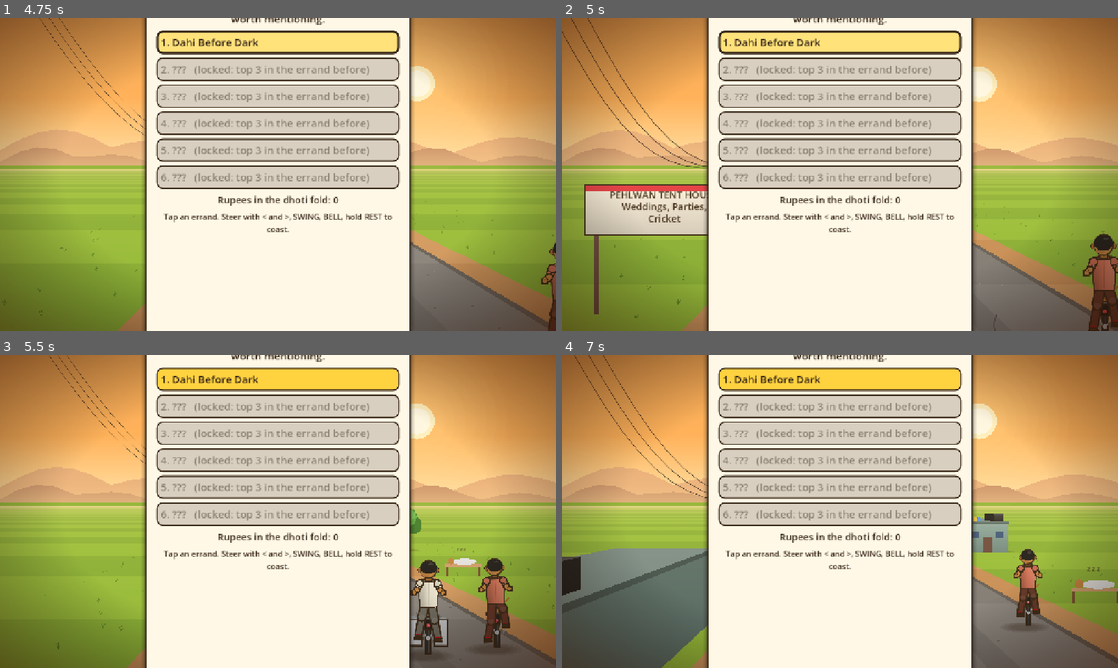
Above: before the commit, frames 1-4 (two rows, left to right).
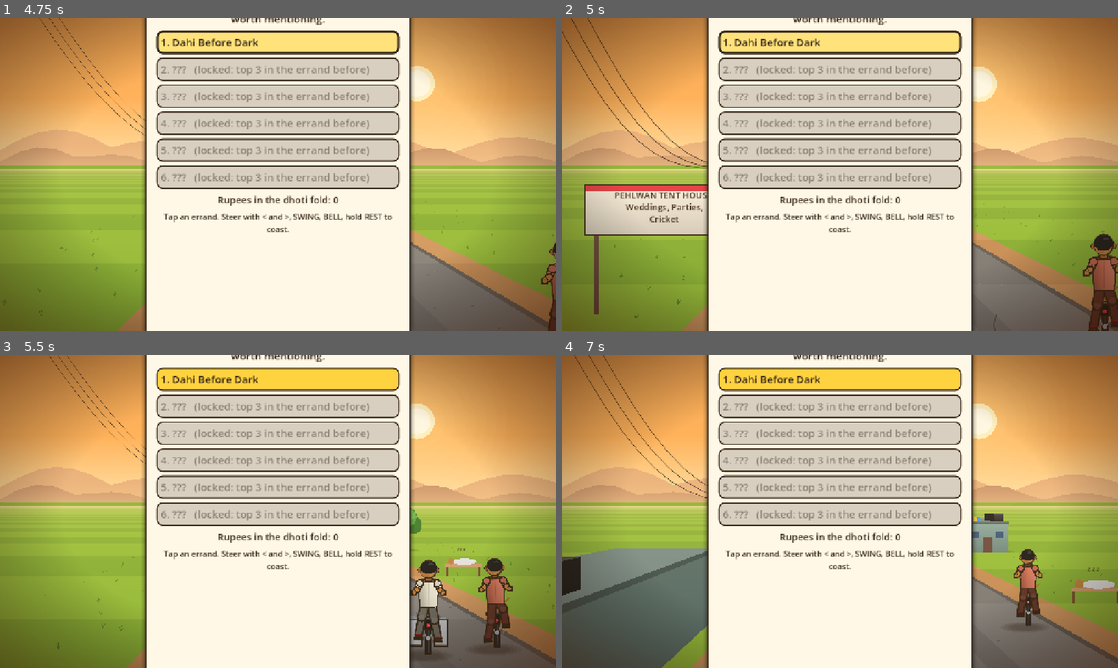
Above: after the commit, the same moments.

Repository: ahab94/dhoti-dash
Game: Godot game, scene res://scenes/main.tscn
Two runs of this game, one before a commit and one after it. Both use one fixed random seed, a clock stepped at 60 frames per second and the inputs below. Sound files missing from this copy of the repository are replaced by a short silence.
Inputs (mouse positions are in pixels of both pictures, inside the frame that each line leads up to):
- Up to frame 1 (4.75 s): tap Enter (next) at 0.5 s; move the mouse to (400, 158) at 0.52 s; hold Right (right) 0.53-1.25 s; hold B (bell) 0.53-1.25 s; click (400, 158) at 0.67 s; drag from (166, 190) to (250, 237) at 1.27 s; click "Menu" at 2 s; move the mouse to (333, 105) at 2.77 s; hold Right (right) 2.78-3.5 s; hold Up (pedal) 2.78-3.5 s; drag from (250, 237) to (111, 127) at 3.52 s; move the mouse to (444, 221) at 4.27 s; hold Left (left) from 4.28 s (still down); tap J at 4.35 s
- Up to frame 2 (5 s): keep holding Left (left); tap Escape (menu) at 4.9 s
- Up to frame 3 (5.5 s): release Left (left) at 5 s; drag from (111, 464) to (194, 433) at 5.02 s
- Up to frame 4 (7 s): move the mouse to (867, 511) at 5.77 s; hold Down (brake) 5.78-6.5 s; tap Keypad Enter at 5.85 s; click (867, 511) at 5.92 s; drag from (756, 433) to (728, 527) at 6.52 s

Frame 1 is identical in both runs. In frame 2, 0.6% of the frame differs, in the area x 8-27%, y 55-66%; in frame 3, less than 0.1%; in frame 4, less than 0.1%.

Commit message:
Fix phone browser crash: snap world text to fixed font sizes
Billboards, signs and hit bursts drew text at a continuously scaled size.
Godot caches a glyph set per font size, so memory grew from ~50 MB to
~1.8 GB within 24 s of a race and iPhone browsers closed the tab. Text
now snaps to a short list of sizes; a full race stays near 50 MB.
Adds a --mem dev flag that prints memory every 2 s.

Co-Authored-By: Claude Opus 5.5 <noreply@anthropic.com>

Diff:
--- a/project.godot
+++ b/project.godot
@@ -5,7 +5,7 @@
 config/name="Dhoti Dash"
 run/main_scene="res://scenes/main.tscn"
 config/features=PackedStringArray("4.7")
-config/version="0.1.0"
+config/version="0.1.1"
 config/icon="res://icon.svg"
 boot_splash/bg_color=Color(0.98, 0.78, 0.45, 1)
 boot_splash/show_image=false
--- a/scripts/game.gd
+++ b/scripts/game.gd
@@ -142,6 +142,10 @@
 		_end_timer -= delta
 		if _end_timer <= 0.0:
 			_finish()
+	if _flags.has("mem") and fmod(_sim_time, 2.0) < delta:
+		# Memory watch: static (engine) memory and video memory, in MB.
+		print("MEM t=%.0f static=%.1f video=%.1f" % [_sim_time, OS.get_static_memory_usage() / 1048576.0,
+			Performance.get_monitor(Performance.RENDER_VIDEO_MEM_USED) / 1048576.0])
 	if _flags.has("trace") and fmod(_sim_time, 0.5) < delta:
 		var p = race.player
 		print("TRACE t=%.1f z=%.0f x=%.2f v=%.0f st=%.2f pain=%.0f pos=%d" % [
--- a/scripts/sprites.gd
+++ b/scripts/sprites.gd
@@ -167,10 +167,25 @@
 	ci.draw_colored_polygon(out, fc(c))
 
 
+## Text sizes snap to this short list. Godot renders and keeps a full set of
+## letter images for every font size it is asked for, so text that scales
+## smoothly with distance (billboards, shop signs) would create a new set
+## every frame: about 2 GB within half a minute, which crashes phone browsers.
+const TEXT_SIZES := [8, 10, 12, 14, 16, 20, 24, 28, 32, 40, 48, 56, 64]
+
+
+static func text_size(px: float) -> int:
+	var best: int = TEXT_SIZES[0]
+	for q in TEXT_SIZES:
+		if q <= px:
+			best = q
+	return best
+
+
 static func text(ci: CanvasItem, pos: Vector2, s: float, x: float, y: float, width: float, size: float, msg: String, c: Color, font: Font) -> void:
-	var fs := int(size * s)
-	if fs < 7:
+	if size * s < 7.0:
 		return
+	var fs := text_size(size * s)
 	ci.draw_string(font, P(pos, s, x, y), msg, HORIZONTAL_ALIGNMENT_CENTER, width * s, fs, fc(c))
 
 
@@ -617,7 +632,7 @@
 			var rr := rad if i % 2 == 0 else rad * 0.55
 			pts.append(c + Vector2.from_angle(i * TAU / 16.0 + k) * rr)
 		ci.draw_colored_polygon(pts, Color(1, 0.85, 0.1, 1.0 - k * 0.6))
-		var fs := int(maxf(30.0 * s * 1.6, 12.0))
+		var fs := text_size(maxf(30.0 * s * 1.6, 12.0))
 		ci.draw_string_outline(font, c + Vector2(-rad, fs * 0.35), r.hit_word, HORIZONTAL_ALIGNMENT_CENTER, rad * 2.0, fs, 6, INK)
 		ci.draw_string(font, c + Vector2(-rad, fs * 0.35), r.hit_word, HORIZONTAL_ALIGNMENT_CENTER, rad * 2.0, fs, Color("e63946"))
 	if not r.is_player and not r.out and r.pain > 0.0 and t - r.last_hit < 4.0:
Not shown, changed: export_presets.cfg
Not shown, changed: CLAUDE.md
Not shown, added: docs/releases/v0.1.1.md
